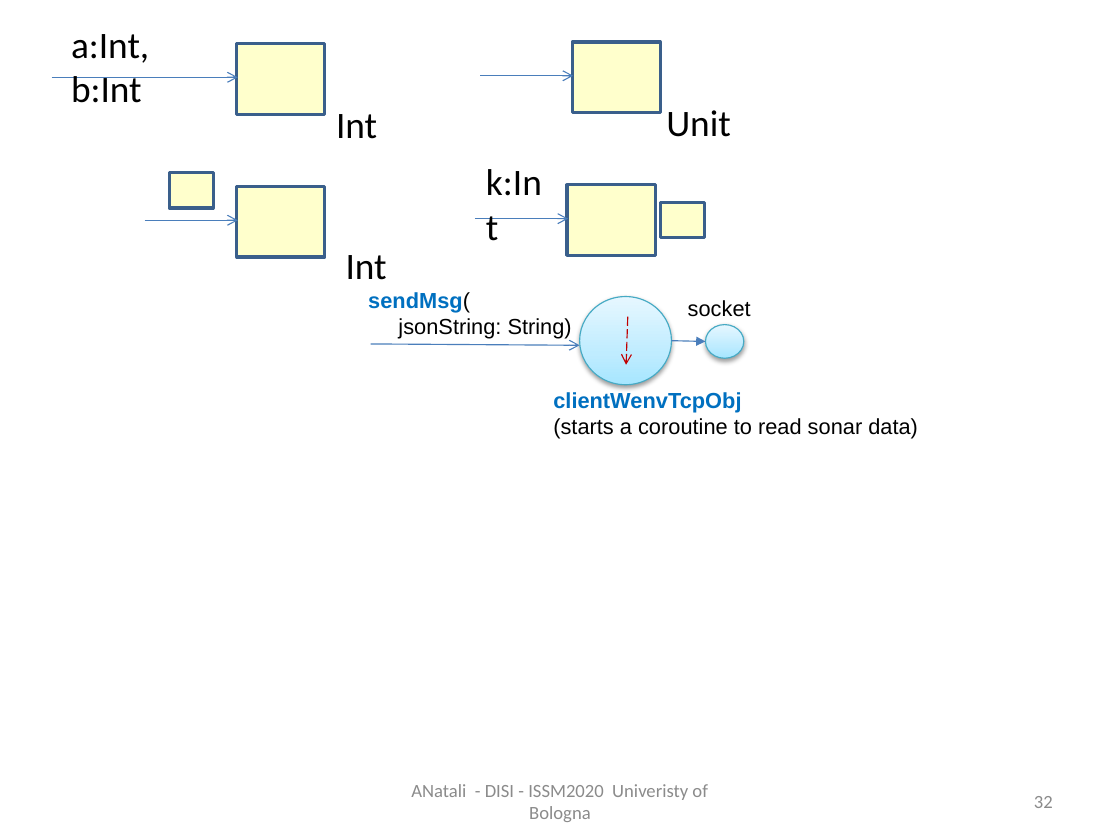
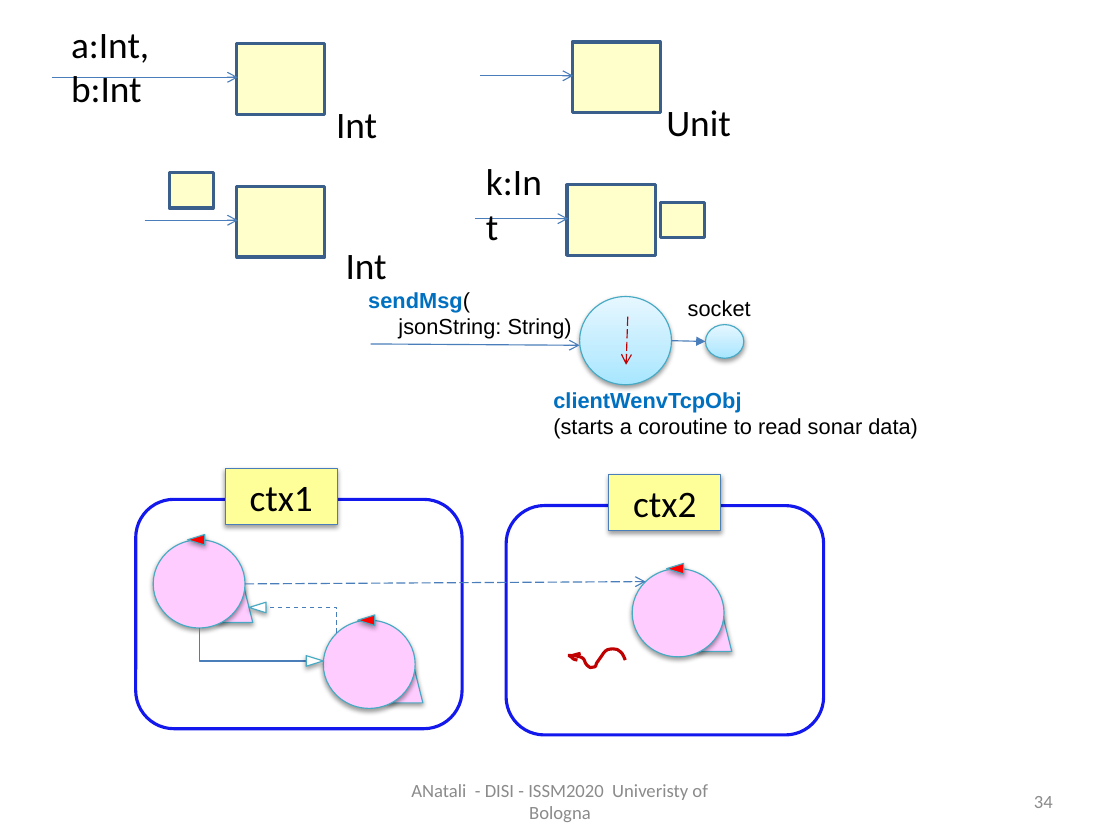
Before and after one commit to anatali/iss2020LabBo, a slide deck: slide 34 of it.unibo.issLabStart/userDocs/ISSM2020.pptx (slide 32 before the commit). Drawn at 1120x840 pixels with LibreOffice and Linux fonts; fonts in the diff are those of the drawing. Boxes give left, top, right and bottom in pixels: in the first picture for what was removed or moved away, otherwise in the second. Text is boxed around its words. In the diff, an @@ line names an element or a change of style, - is before the commit and + after.

```diff
--- a/it.unibo.issLabStart/userDocs/ISSM2020.pptx
+++ b/it.unibo.issLabStart/userDocs/ISSM2020.pptx
@@ rectangle added at box(225, 468, 337, 524), fill #FFFF99, outline #4B7EBC 0.75 pt, 24 pt, text #000000 @@
+ctx1
@@ rectangle added at box(609, 475, 721, 531), fill #FFFF99, outline #4B7EBC 0.75 pt, 24 pt, text #000000 @@
+ctx2
@@ rounded rectangle added at box(136, 500, 461, 729), fill #FFFFFF, outline #1318ED 2 pt @@
@@ rounded rectangle added at box(506, 505, 823, 735), fill #FFFFFF, outline #1318ED 2 pt @@
@@ triangle added at box(187, 534, 204, 544), fill #FF0000, outline #46AAC5 0.75 pt @@
@@ ellipse added at box(153, 540, 245, 628), fill #FFCCFF, outline #46AAC5 0.75 pt @@
@@ ellipse added at box(632, 569, 724, 657), fill #FFCCFF, outline #46AAC5 0.75 pt @@
@@ triangle added at box(666, 563, 683, 573), fill #FF0000, outline #46AAC5 0.75 pt @@
@@ parallelogram added at box(209, 587, 253, 623), fill #FFCCFF, outline #46AAC5 0.75 pt @@
@@ arrow added from (245, 584) to (645, 581), #4B7EBC 0.75 pt dashed @@
@@ elbow line added from (199, 628) to (324, 661), #4B7EBC 0.75 pt @@
@@ triangle added at box(249, 603, 265, 613), fill #FFFFFF, outline #46AAC5 0.75 pt @@
@@ elbow line added from (337, 633) to (267, 607), #4B7EBC 0.75 pt dashed @@
@@ ellipse added at box(324, 620, 416, 709), fill #FFCCFF, outline #46AAC5 0.75 pt @@
@@ triangle added at box(357, 615, 374, 625), fill #FF0000, outline #46AAC5 0.75 pt @@
@@ parallelogram added at box(688, 616, 731, 652), fill #FFCCFF, outline #46AAC5 0.75 pt @@
@@ triangle added at box(306, 656, 323, 666), fill #FFFFFF, outline #46AAC5 0.75 pt @@
@@ freeform shape added at box(568, 648, 625, 668), outline #C00000 2 pt @@
@@ freeform shape added at box(570, 653, 581, 656), outline #C00000 2 pt @@
@@ freeform shape added at box(570, 655, 578, 660), outline #C00000 2 pt @@
@@ parallelogram added at box(380, 668, 423, 703), fill #FFCCFF, outline #46AAC5 0.75 pt @@
@@ page number at box(1034, 796, 1053, 808): text changed @@
-32
+34
```
Also in this commit, not shown: 2 other slides changed, 2 slides added, 1 slide removed, 34 other files.
